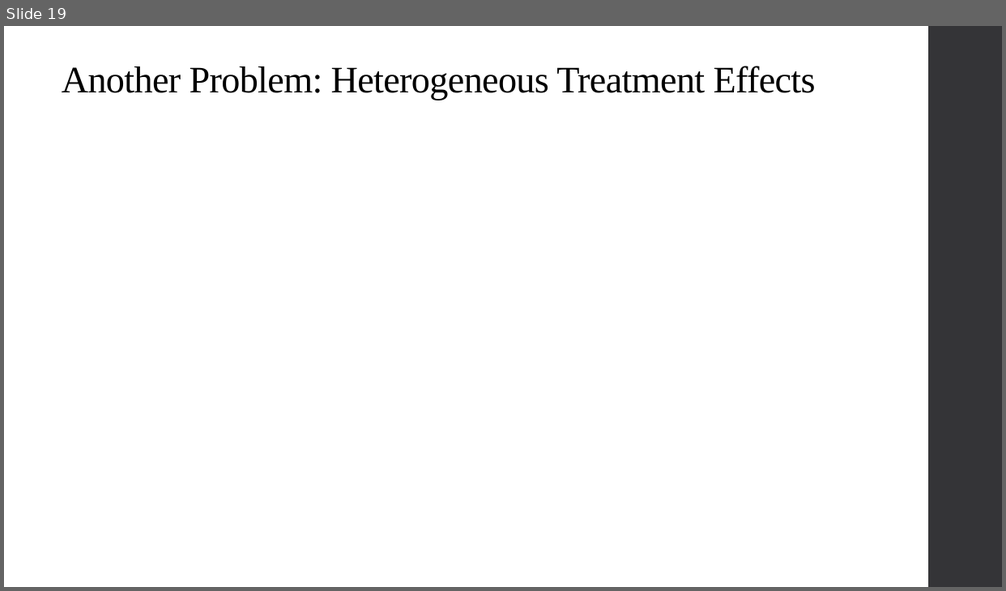
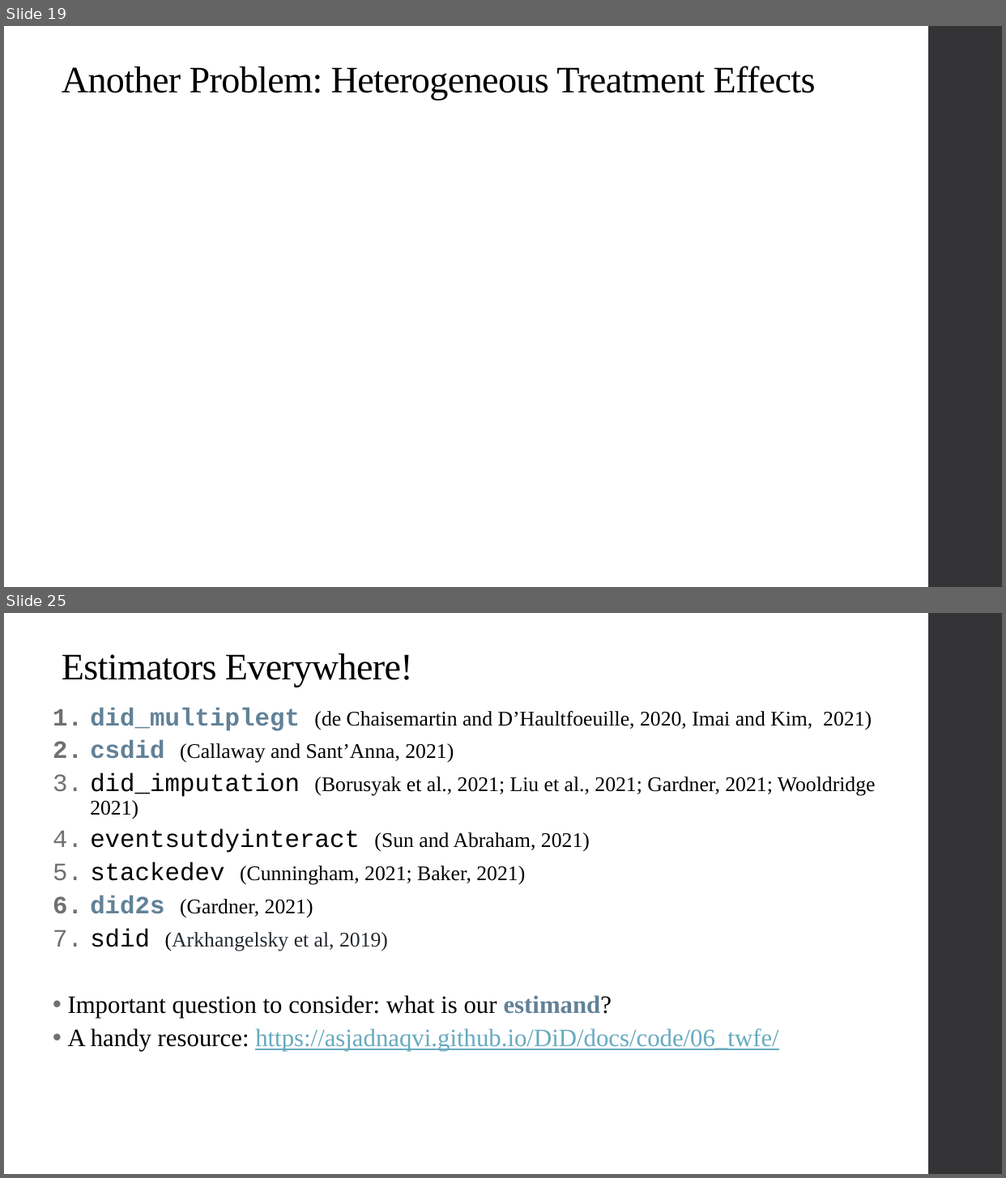
Before and after one commit to qiufei/fork-HAD5744, a slide deck: Lecture11_StaggeredAdoption/Lecture11_StaggeredAdoption_2022F.pptx. Shown one above the other, each under a label of ours: slide 19 before the commit, slides 19 and 25 after it; the slides between them are not shown. The pictures are 1006x591 and 1006x1178 pixels, drawn with LibreOffice and Linux fonts; fonts in the diff are those of the drawing; grey boxes stand for pictures. Boxes give left, top, right and bottom in pixels: in the first picture for what was removed or moved away, otherwise in the second. Text is boxed around its words. In the diff, an @@ line names an element or a change of style, - is before the commit and + after.

Commit message:
Update lecture 11
Just missing Wooldridge

```diff
--- a/Lecture11_StaggeredAdoption/Lecture11_StaggeredAdoption_2022F.pptx
+++ b/Lecture11_StaggeredAdoption/Lecture11_StaggeredAdoption_2022F.pptx
@@ slide 25 added at [4, 613, 1002, 1174], background #FFFFFF; not listed: 1 template element that a slide beside it also shows @@
@@ title added at [62, 653, 413, 687], 36 pt, text #000000 @@
+Estimators Everywhere!
@@ text added at [68, 707, 876, 1051], 20 pt, text #000000 @@
+  1. did_multiplegt (de Chaisemartin and D’Haultfoeuille, 2020, Imai and Kim, 2021)
+  2. csdid (Callaway and Sant’Anna, 2021)
+  3. did_imputation (Borusyak et al., 2021; Liu et al., 2021; Gardner, 2021; Wooldridge 2021)
+  4. eventsutdyinteract (Sun and Abraham, 2021)
+  5. stackedev (Cunningham, 2021; Baker, 2021)
+  6. did2s (Gardner, 2021)
+  7. sdid (Arkhangelsky et al, 2019)
+  • Important question to consider: what is our estimand?
+  • A handy resource: https://asjadnaqvi.github.io/DiD/docs/code/06_twfe/
```
Also in this commit, not shown: 6 slides changed, 17 other slides added, 1 slide removed, 23 other files.
